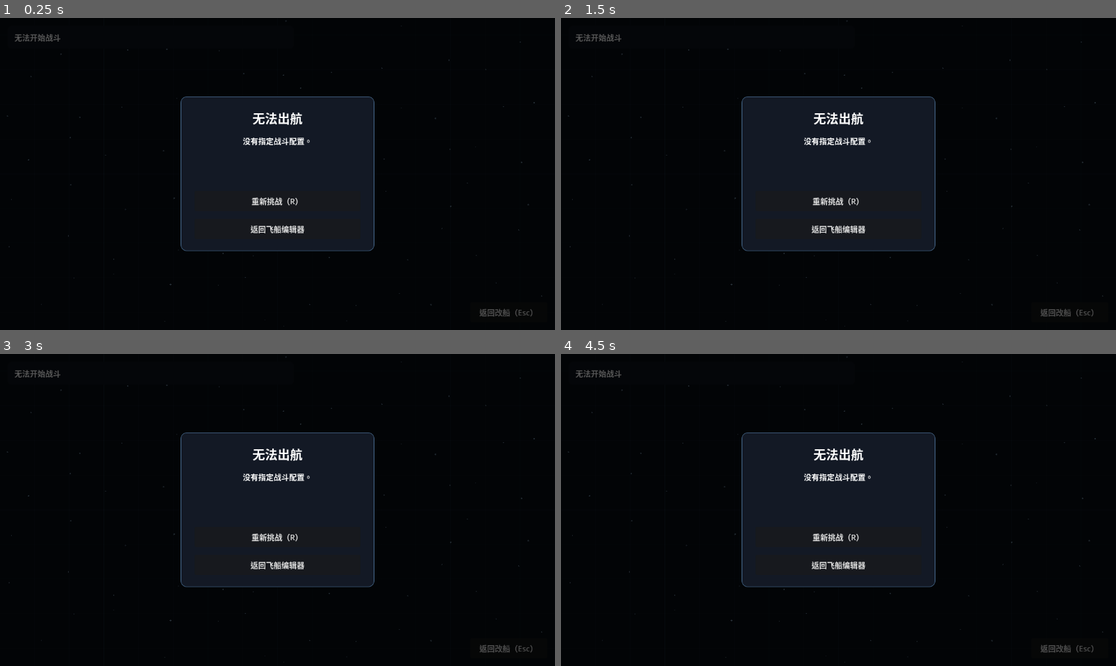
Above: before the commit, frames 1-4 (two rows, left to right).
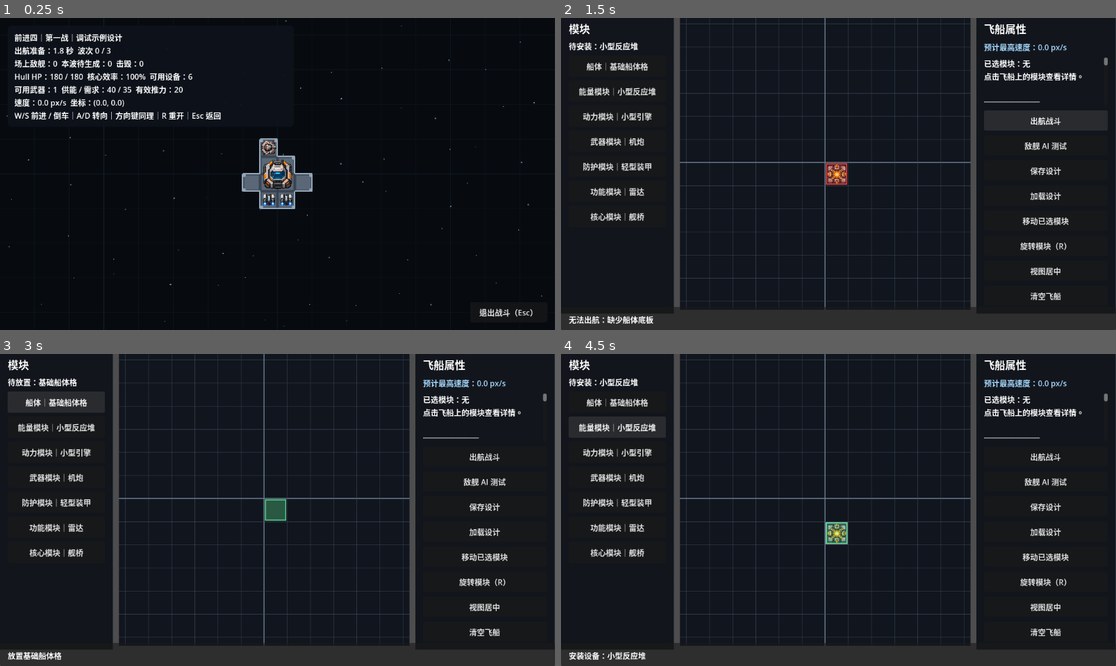
Above: after the commit, the same moments.

Repository: lqc19891229/AdvanceFour
Game: Godot game, scene res://game/combat/battle.tscn
Two runs of this game, one before a commit and one after it. Both use one fixed random seed, a clock stepped at 60 frames per second and the inputs below. This scene is started directly instead of the project's main scene.
Inputs (mouse positions are in pixels of both pictures, inside the frame that each line leads up to):
- Up to frame 1 (0.25 s): no input
- Up to frame 2 (1.5 s): click "返回飞船编辑器" (after the commit: "退出战斗（Esc）") at 0.5 s; click (1043, 120) at 1.25 s, where only the run after the commit has a clickable "出航战斗"
- Up to frame 3 (3 s): click (510, 647) at 2 s, where only the run before the commit has a clickable "返回改船（Esc）"; click (55, 400) at 2.75 s, where only the run after the commit has a clickable "船体｜基础船体格"
- Up to frame 4 (4.5 s): click (838, 538) at 3.5 s, where only the run before the commit has a clickable "重新挑战（R）"; click (616, 425) at 4.25 s, where only the run after the commit has a clickable "能量模块｜小型反应堆"

The runs differ from the first frame. In frame 1, 5.5% of the frame differs, in the area x 1-100%, y 0-100%; in frame 2, 18%, in the area x 0-100%, y 0-100%; in frame 3, 18%; in frame 4, 18%.

Commit message:
Bind battle scene to first formal battle definition

Diff:
--- a/game/combat/battle.tscn
+++ b/game/combat/battle.tscn
@@ -1,7 +1,8 @@
-[gd_scene load_steps=5 format=3]
+[gd_scene load_steps=6 format=3]
 
 [ext_resource type="Script" path="res://game/combat/battle.gd" id="1"]
 [ext_resource type="Script" path="res://game/combat/battle_backdrop.gd" id="2"]
+[ext_resource type="Resource" path="res://game/combat/definitions/stage_001.tres" id="3"]
 
 [sub_resource type="StyleBoxFlat" id="HUDStyle"]
 bg_color = Color(0.055, 0.075, 0.105, 0.92)
@@ -24,6 +25,7 @@
 
 [node name="Battle" type="Node2D"]
 script = ExtResource("1")
+battle_definition = ExtResource("3")
 
 [node name="BackgroundLayer" type="CanvasLayer" parent="."]
 layer = -1
@@ -79,7 +81,7 @@
 offset_bottom = -16.0
 grow_horizontal = 0
 grow_vertical = 0
-text = "返回改船（Esc）"
+text = "退出战斗（Esc）"
 
 [node name="ResultOverlay" type="Control" parent="UI"]
 visible = false
@@ -146,4 +148,4 @@
 [node name="Return" type="Button" parent="UI/ResultOverlay/Center/Panel/Margin/Content"]
 custom_minimum_size = Vector2(0, 42)
 layout_mode = 2
-text = "返回飞船编辑器"
+text = "离开战斗"
